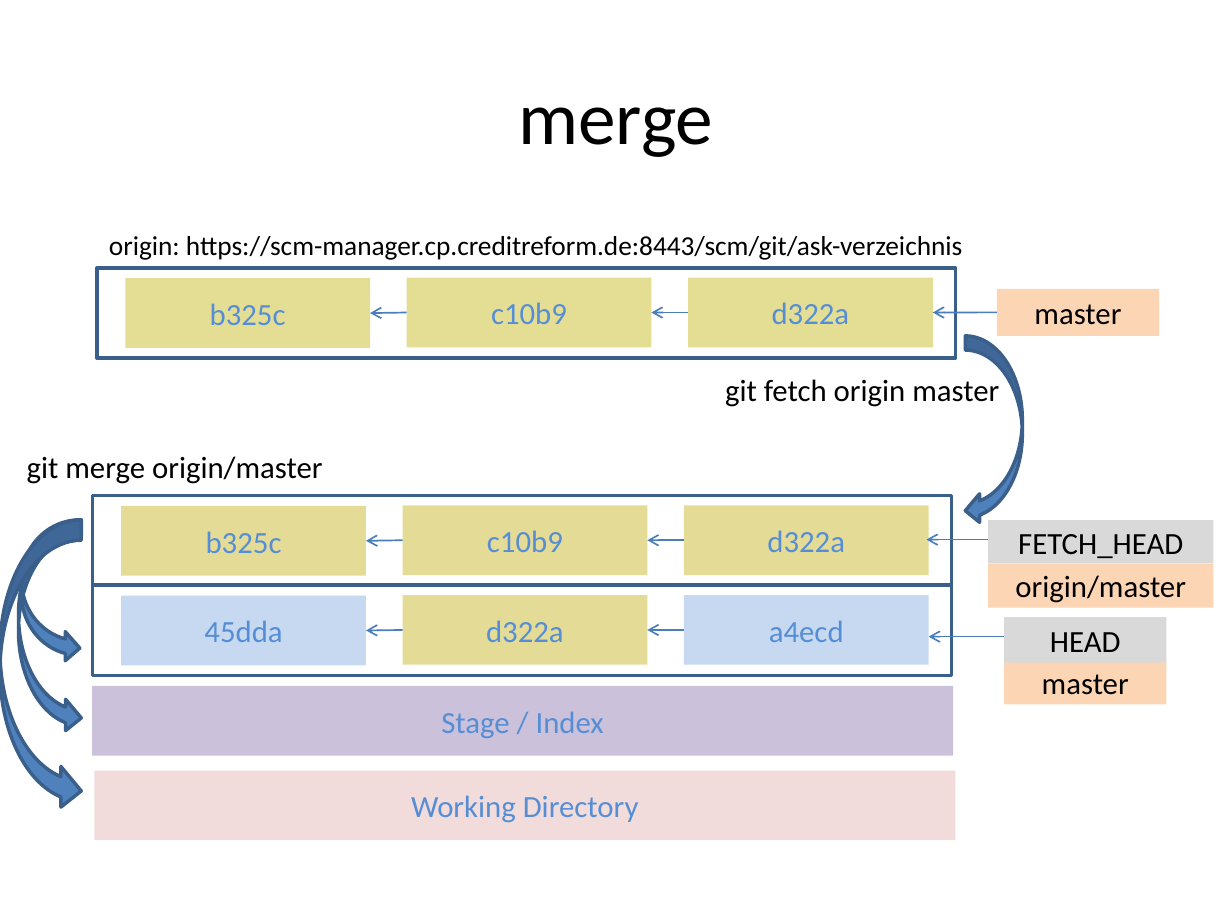
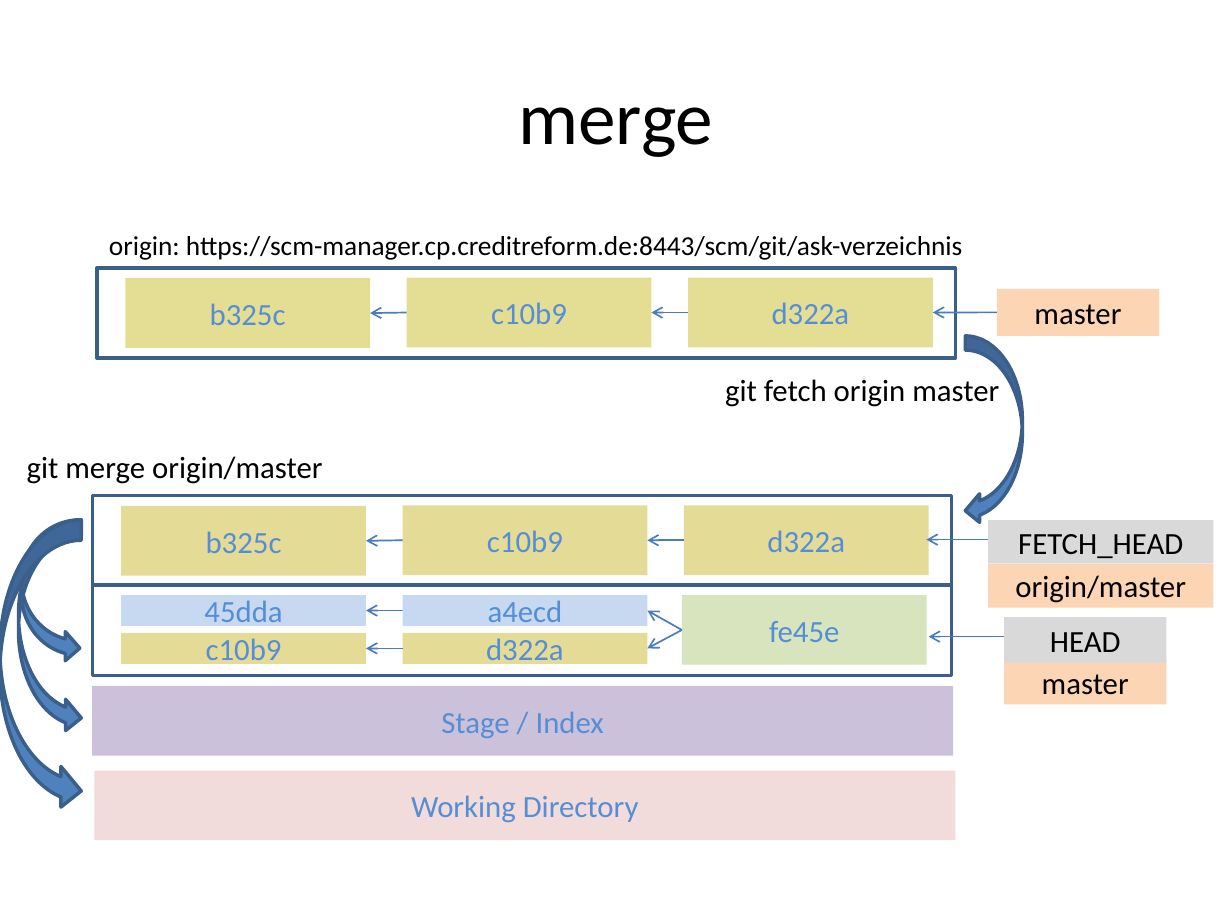
Before and after one commit to kotlincook/gitplayground, a slide deck: slide 38 of GIT.pptx (slide 26 before the commit). Drawn at 1232x924 pixels with LibreOffice and Linux fonts; fonts in the diff are those of the drawing. Boxes give left, top, right and bottom in pixels: in the first picture for what was removed or moved away, otherwise in the second. Text is boxed around its words. In the diff, an @@ line names an element or a change of style, - is before the commit and + after.

```diff
--- a/GIT.pptx
+++ b/GIT.pptx
@@ rectangle "45dda" resized from (x1=121, y1=595, x2=366, y2=665) to (x1=121, y1=595, x2=366, y2=626) @@
@@ rectangle "a4ecd" resized from (x1=684, y1=595, x2=929, y2=665) to (x1=403, y1=595, x2=648, y2=626) @@
@@ rectangle added at (x1=681, y1=595, x2=926, y2=665), fill #D7E4BD, 18 pt, text #558ED5 @@
+fe45e
@@ arrow moved from (684, 630) - (647, 630) to (403, 611) - (366, 611) @@
@@ arrow added from (681, 630) to (647, 611), #4B7EBC 1 pt @@
@@ rectangle added at (x1=121, y1=633, x2=366, y2=664), fill #E4DB97, 18 pt, text #558ED5 @@
+c10b9
@@ arrow moved from (403, 630) - (366, 631) to (403, 648) - (366, 648) @@
@@ rectangle "d322a" resized from (x1=403, y1=595, x2=648, y2=665) to (x1=403, y1=633, x2=648, y2=664) @@
@@ arrow added from (681, 630) to (647, 648), #4B7EBC 1 pt @@
```
Also in this commit, not shown: 22 other slides changed, 11 slides added, 1 other file.
